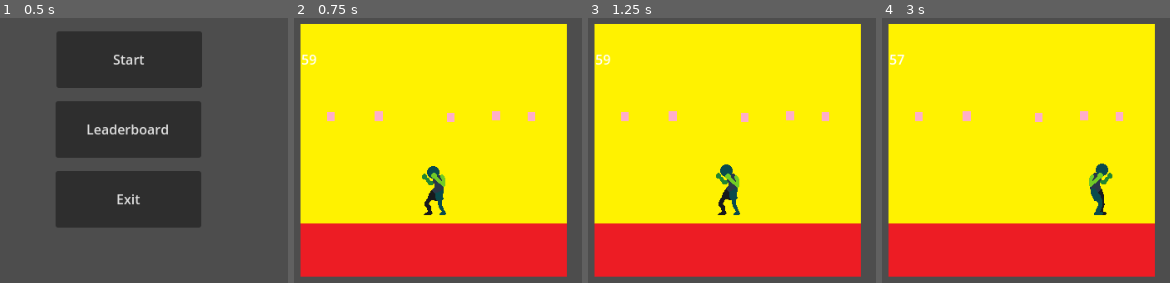
Above: before the commit, frames 1-4 (left to right).
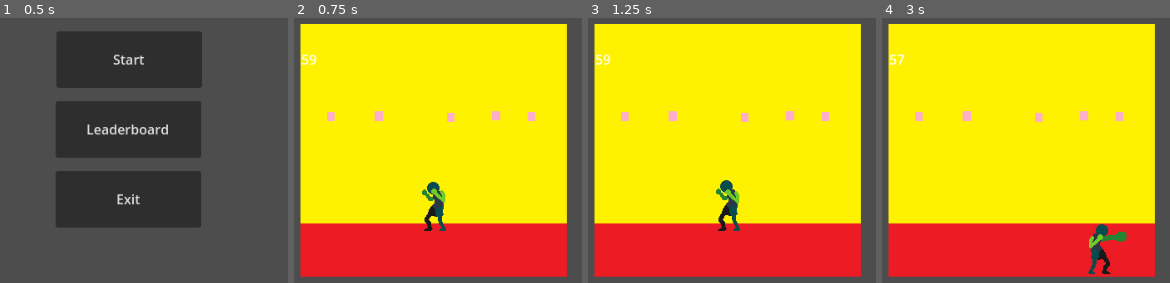
Above: after the commit, the same moments.

Repository: ct2sjk/2023_tavern_gamejam
Game: Godot game, scene res://StartMenu.tscn
The game is run twice, just before and just after one commit, with the same random seed, the same clock (stepped at 60 frames per second) and the same inputs.
Inputs (mouse positions are in pixels of both pictures, inside the frame that each line leads up to):
- Up to frame 1 (0.5 s): no input
- Up to frame 2 (0.75 s): click "Start" at 0.5 s
- Up to frame 3 (1.25 s): no input
- Up to frame 4 (3 s): tap Enter at 1.25 s; move the mouse to (outside the picture) at 1.27 s; press the mouse at (outside the picture) at 1.28 s; hold D (Right) 1.28-2.03 s; move the mouse to (outside the picture) at 2.02 s; release the mouse at (outside the picture) at 2.03 s; hold S (Down) 2.03-2.78 s; tap Shift (Block) at 2.1 s; click (outside the picture) at 2.3 s; move the mouse to (1103, 25) at 2.77 s; press the mouse at (1103, 25) at 2.78 s; hold D (Right) from 2.78 s (still down)

Frame 1 is identical in both runs. In frame 2, 1.4% of the frame differs, in the area x 44-53%, y 55-81%; in frame 3, 1.4%; in frame 4, 1.9%, in the area x 71-86%, y 54-97%.

Commit message:
punchadded

Diff:
--- a/character/charcontroller.gd
+++ b/character/charcontroller.gd
@@ -5,6 +5,9 @@
 #parameters/idle/blend_position
 @onready var animation_tree = $AnimationTree
 @onready var state_machine = animation_tree.get("parameters/playback")
+
+#variable set to true when an animation is going
+var busy = false
 func _ready():
 	print("hello")
 	update_animation_parameters(starting_direction)
@@ -30,14 +33,24 @@
 	if (move_input != Vector2.ZERO):
 		animation_tree.set("parameters/walk/blend_position", move_input)
 		animation_tree.set("parameters/idle/blend_position", move_input[0])
-		animation_tree.set("parameters/idle/blend_position",move_input[0])
+		animation_tree.set("parameters/block/blend_position",move_input[0])
+		animation_tree.set("parameters/jab/blend_position",move_input[0])
+
+
+
+
 func pick_new_state():
 
 	#if block is held play block animation
 	if Input.is_action_pressed("Block"):
 		state_machine.travel("block")
+	elif Input.is_action_pressed("Punch"):
+		punch()
 	#if velocity is non zero play coresponding walk animation
 	elif (velocity != Vector2.ZERO):
 		state_machine.travel("walk")
 	else:
 		state_machine.travel("idle")
+
+func punch():
+	state_machine.travel("jab")
--- a/character/charcontroller.tscn
+++ b/character/charcontroller.tscn
@@ -260,18 +260,6 @@
 "transitions": PackedFloat32Array(1, 1, 1),
 "update": 0,
 "values": [Vector2(0, 0), Vector2(0, -64), Vector2(0, 0)]
-}
-tracks/3/type = "value"
-tracks/3/imported = false
-tracks/3/enabled = true
-tracks/3/path = NodePath("Hitbox:position")
-tracks/3/interp = 1
-tracks/3/loop_wrap = true
-tracks/3/keys = {
-"times": PackedFloat32Array(0.1, 0.4, 0.7),
-"transitions": PackedFloat32Array(1, 1, 1),
-"update": 0,
-"values": [Vector2(0.5, 1), Vector2(-1.5, -63), Vector2(0.5, 1)]
 }
 
 [sub_resource type="Animation" id="Animation_v6mdp"]
@@ -403,6 +391,19 @@
 blend_point_1/pos = 1.0
 blend_mode = 1
 
+[sub_resource type="AnimationNodeAnimation" id="AnimationNodeAnimation_semyy"]
+animation = &"jableft"
+
+[sub_resource type="AnimationNodeAnimation" id="AnimationNodeAnimation_26keo"]
+animation = &"jabright"
+
+[sub_resource type="AnimationNodeBlendSpace1D" id="AnimationNodeBlendSpace1D_rb5bc"]
+blend_point_0/node = SubResource("AnimationNodeAnimation_semyy")
+blend_point_0/pos = -1.0
+blend_point_1/node = SubResource("AnimationNodeAnimation_26keo")
+blend_point_1/pos = 1.0
+blend_mode = 1
+
 [sub_resource type="AnimationNodeAnimation" id="AnimationNodeAnimation_5fopn"]
 animation = &"Left"
 
@@ -447,13 +448,15 @@
 states/block/position = Vector2(451, 74)
 states/idle/node = SubResource("AnimationNodeBlendSpace1D_0e4f3")
 states/idle/position = Vector2(450, 266)
+states/jab/node = SubResource("AnimationNodeBlendSpace1D_rb5bc")
+states/jab/position = Vector2(606, 179)
 states/walk/node = SubResource("AnimationNodeBlendSpace2D_6ds5s")
 states/walk/position = Vector2(342, 184)
 transitions = ["Start", "walk", SubResource("AnimationNodeStateMachineTransition_25ncr"), "walk", "block", SubResource( …(268 unchanged characters)…
 graph_offset = Vector2(38, 52)
 
-[sub_resource type="RectangleShape2D" id="RectangleShape2D_8aseq"]
-size = Vector2(29, 62)
+[sub_resource type="RectangleShape2D" id="RectangleShape2D_jct01"]
+size = Vector2(30, 60)
 
 [node name="CharacterBody2D" type="CharacterBody2D"]
 script = ExtResource("1_ddrtq")
@@ -461,7 +464,7 @@
 [node name="Sprite2D" type="Sprite2D" parent="."]
 texture = ExtResource("2_iooyo")
 hframes = 29
-frame = 4
+frame = 6
 
 [node name="CharPosition" type="CollisionShape2D" parent="."]
 position = Vector2(0, 29)
@@ -481,7 +484,13 @@
 anim_player = NodePath("../AnimationPlayer")
 parameters/block/blend_position = 0.096096
 parameters/idle/blend_position = 0.00450456
-parameters/walk/blend_position = Vector2(0.1488, 0.189427)
-
-[node name="Hitbox" type="CollisionShape2D" parent="."]
-shape = SubResource("RectangleShape2D_8aseq")
+parameters/jab/blend_position = 0.998498
+parameters/walk/blend_position = Vector2(0.1552, -0.0484581)
+
+[node name="Area2D" type="Area2D" parent="."]
+collision_layer = 32
+
+[node name="CollisionShape2D" type="CollisionShape2D" parent="Area2D"]
+position = Vector2(0, 2)
+scale = Vector2(1, 0.981474)
+shape = SubResource("RectangleShape2D_jct01")
Not shown: 1 places in character/charcontroller.tscn that only renumber resources
